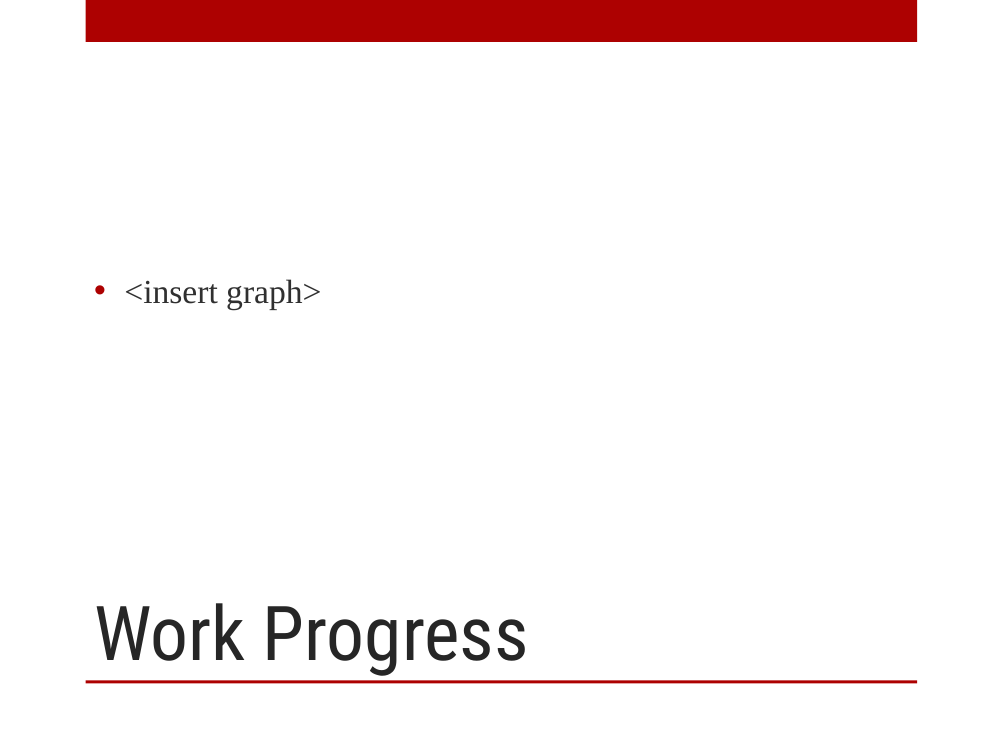
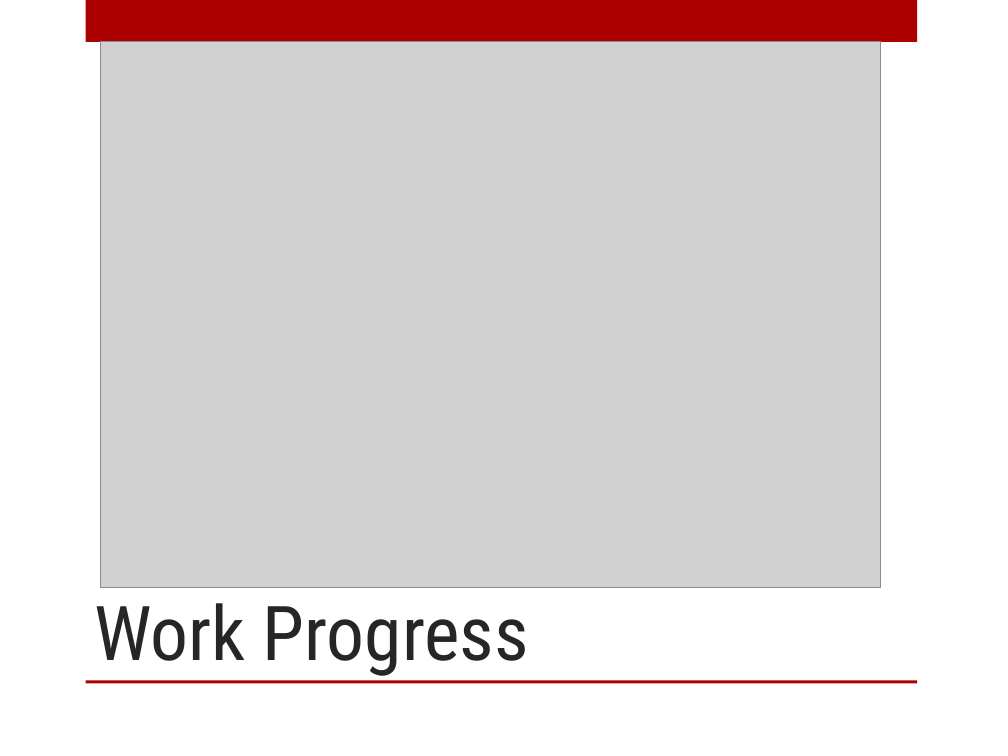
Before and after one commit to mtoledo2000/SlidingProfiler, a slide deck: slide 9 of Presentations/Team Status Report 9-7-12 (ADS Update).pptx (slide 6 before the commit). Drawn at 1008x756 pixels with LibreOffice and Linux fonts; fonts in the diff are those of the drawing; grey boxes stand for pictures; background and template pictures are left out. Boxes give left, top, right and bottom in pixels: in the first picture for what was removed or moved away, otherwise in the second. Text is boxed around its words. In the diff, an @@ line names an element or a change of style, - is before the commit and + after.

```diff
--- a/Presentations/Team Status Report 9-7-12 (ADS Update).pptx
+++ b/Presentations/Team Status Report 9-7-12 (ADS Update).pptx
@@ picture added at (x1=101, y1=42, x2=880, y2=589) @@
@@ text removed at (x1=124, y1=279, x2=321, y2=309) @@
-• <insert graph>
```
Also in this commit, not shown: 4 other slides changed, 3 slides added, 2 other files.
